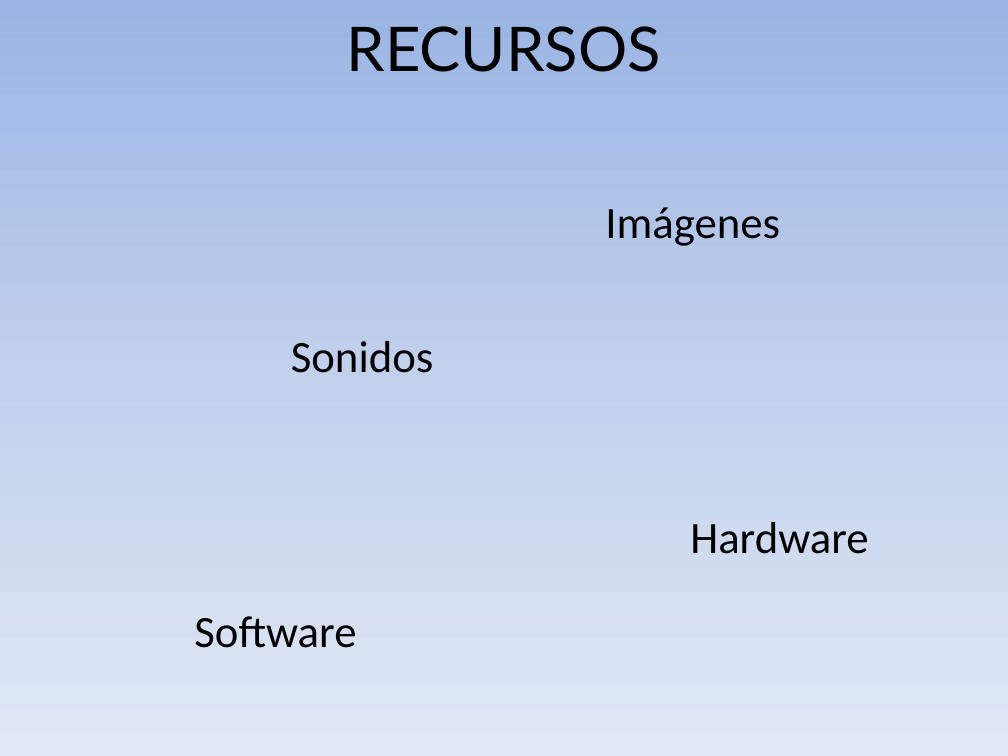
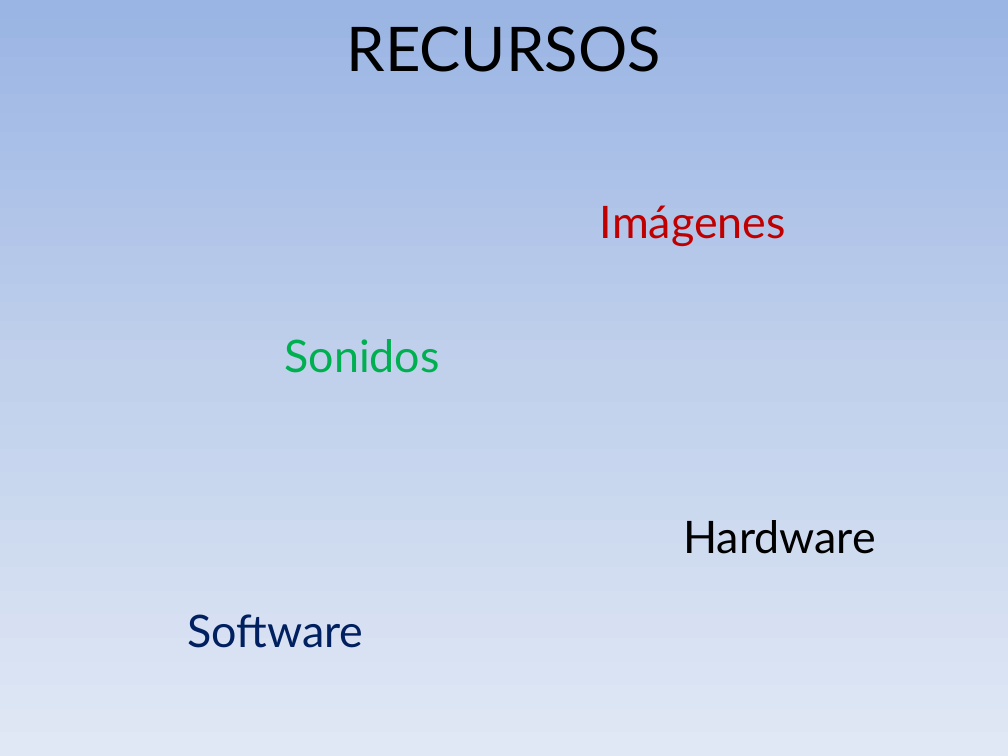
Before and after one commit to MiguelVis/BenitoGG, a slide deck: slide 10 of presentacion/presentacion_miguel_indalecio_garcia_lopez.pptx. Drawn at 1008x756 pixels with LibreOffice and Linux fonts; fonts in the diff are those of the drawing. Boxes give left, top, right and bottom in pixels: in the first picture for what was removed or moved away, otherwise in the second. Text is boxed around its words. In the diff, an @@ line names an element or a change of style, - is before the commit and + after.

```diff
--- a/presentacion/presentacion_miguel_indalecio_garcia_lopez.pptx
+++ b/presentacion/presentacion_miguel_indalecio_garcia_lopez.pptx
@@ text "Imágenes" at [600,205,786,246]: font Calibri to Lato, text colour #000000 to #C00000 @@
@@ text "Sonidos" at [285,339,440,373]: font Calibri to Lato, text colour #000000 to #00B050 @@
@@ text "Hardware" at [683,520,876,554]: font Calibri to Lato @@
@@ text "Software" at [187,614,363,648]: font Calibri to Lato, text colour #000000 to #002060 @@
```
Also in this commit, not shown: 4 other slides changed, 1 slide added, 5 other files.
